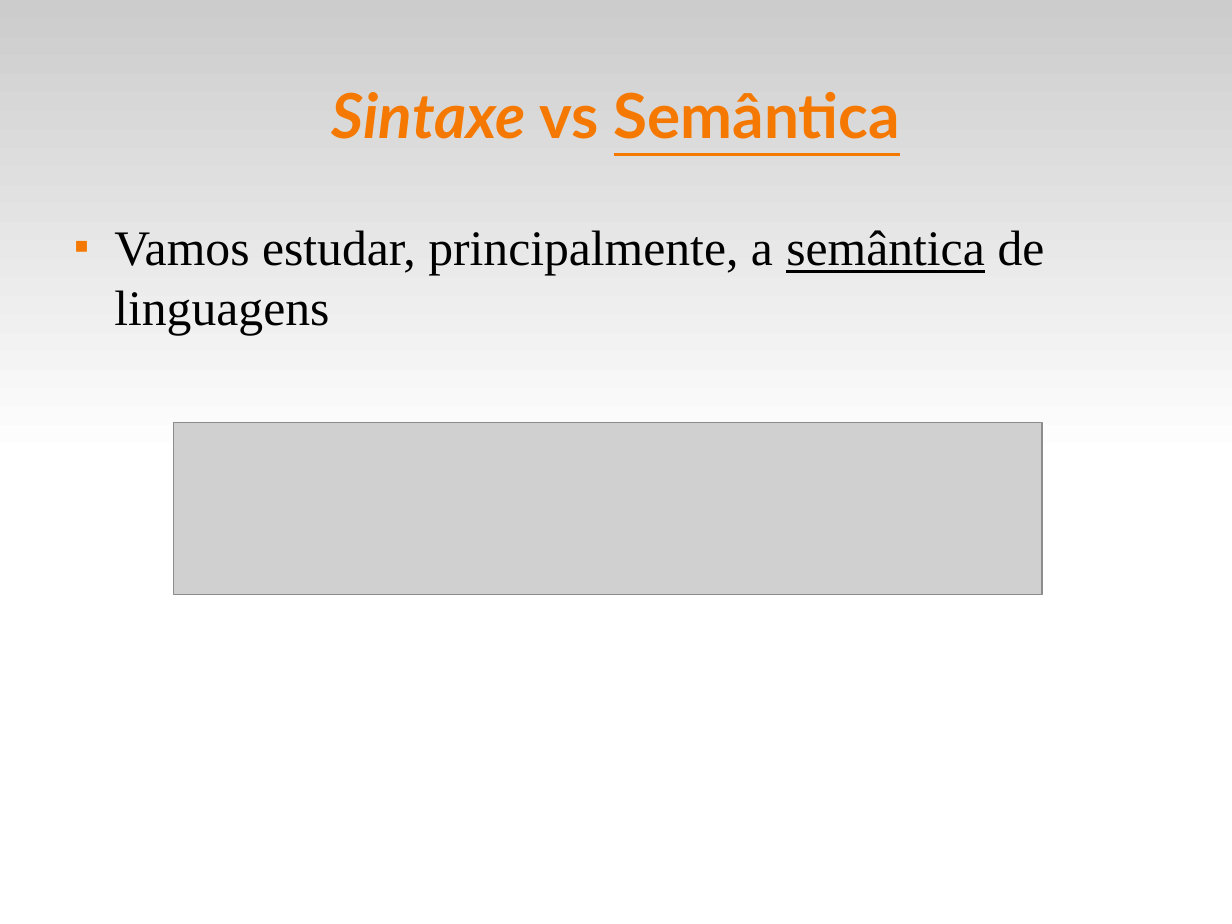
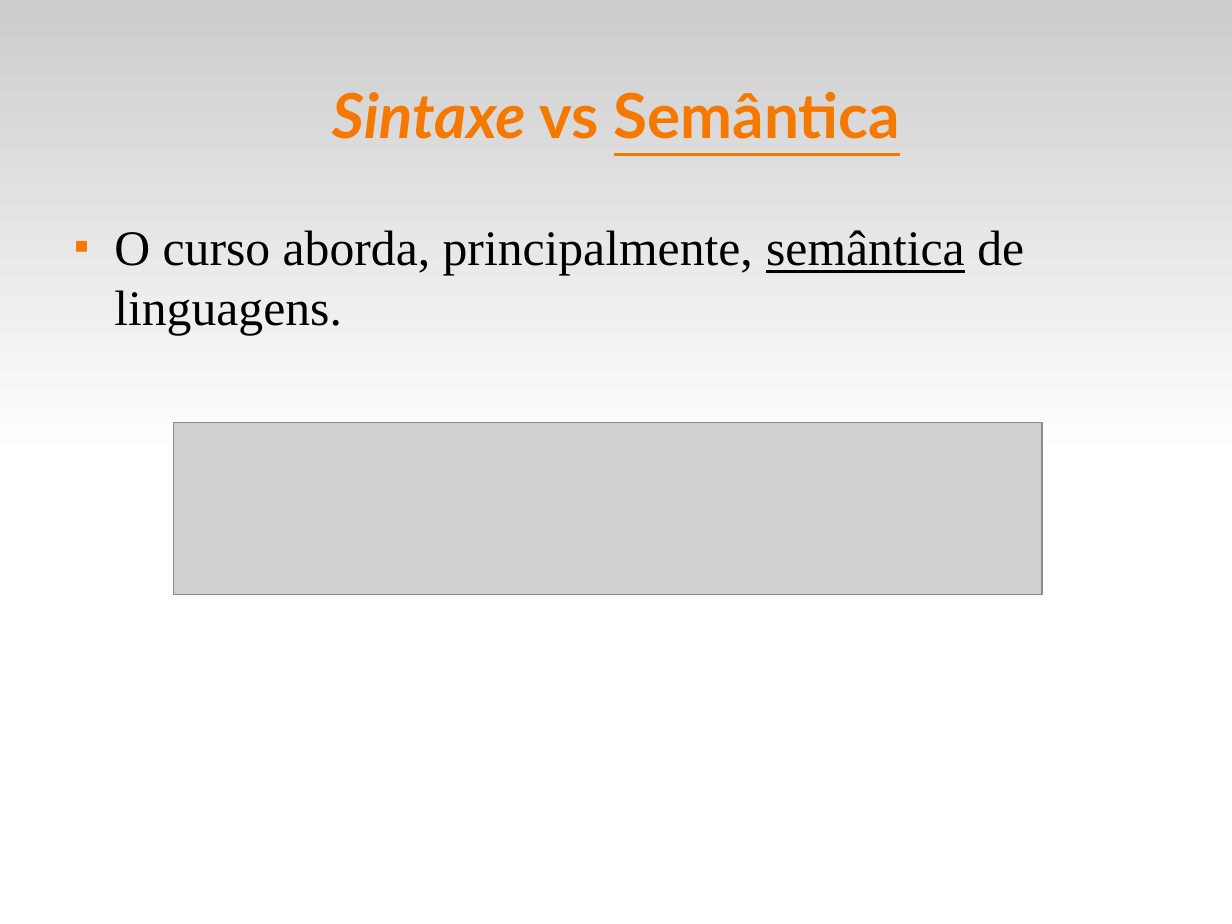
Before and after one commit to fsantanna-uerj/EDL, a slide deck: slide 9 of edl.odp. Drawn at 1232x924 pixels with LibreOffice and Linux fonts; fonts in the diff are those of the drawing; grey boxes stand for pictures. Boxes give left, top, right and bottom in pixels: in the first picture for what was removed or moved away, otherwise in the second. Text is boxed around its words. In the diff, an @@ line names an element or a change of style, - is before the commit and + after.

```diff
--- a/edl.odp
+++ b/edl.odp
@@ text at [114,230,1024,335]: text changed @@
-■ Vamos estudar, principalmente, a semântica de linguagens
+■ O curso aborda, principalmente, semântica de linguagens.
```
Also in this commit, not shown: 2 other slides changed, 1 slide added, 2 other files.
